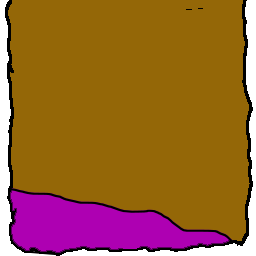
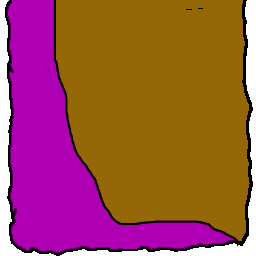
Two versions of the same layered image (256 x 256). Layer-by-layer changes:
painted on "NU Right" over <box>7,0,240,256</box>
